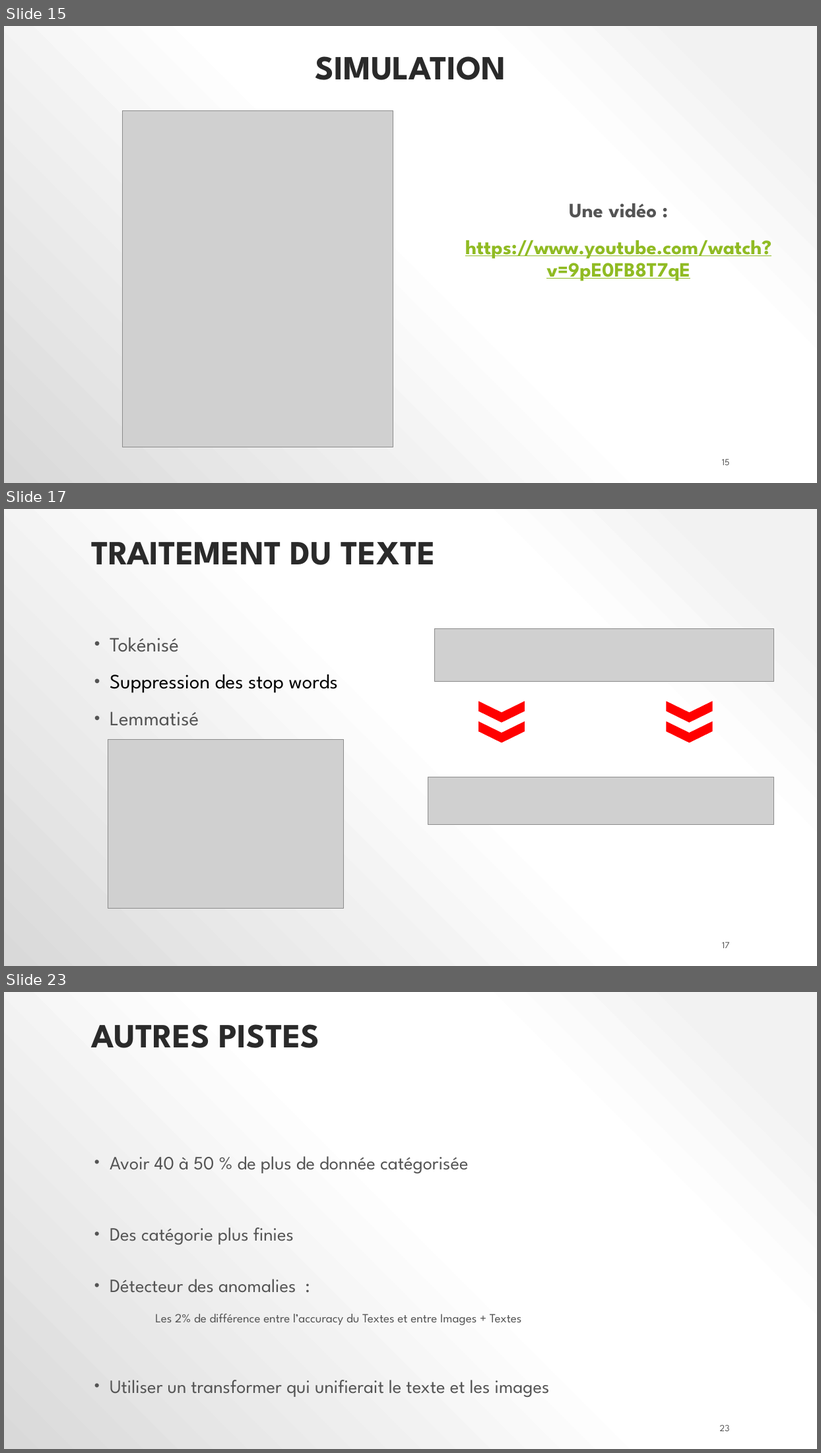
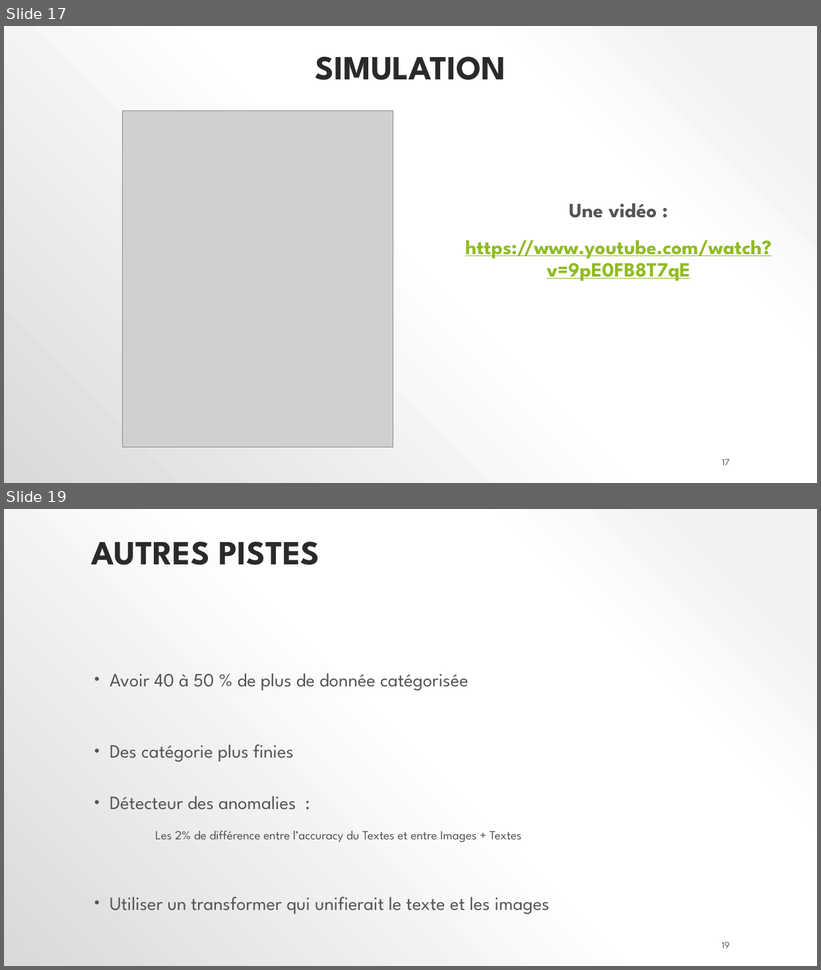
Before and after one commit to polo1093/Credit-Default-Customer-Scoring-Dashboard, a slide deck: P7_02_support.pptx. Shown one above the other, each under a label of ours: slides 15, 17 and 23 before the commit, slides 17 and 19 after it; the slides between them are not shown. The pictures are 821x1453 and 821x970 pixels, drawn with LibreOffice and Linux fonts; fonts in the diff are those of the drawing; grey boxes stand for pictures. Boxes give left, top, right and bottom in pixels: in the first picture for what was removed or moved away, otherwise in the second. Text is boxed around its words. In the diff, an @@ line names an element or a change of style, - is before the commit and + after.

```diff
--- a/P7_02_support.pptx
+++ b/P7_02_support.pptx
@@ slide 17 removed at (4,509,817,966), background gradient #F2F2F2 to #FFFFFF to #D9D9D9 @@
@@ title removed at (91,542,436,565) @@
-TRAITEMENT DU TEXTE
@@ text removed at (110,638,338,726) @@
-• Tokénisé
-• Suppression des stop words
-• Lemmatisé
@@ picture removed at (435,628,774,681) @@
@@ chevron removed at (478,700,525,723) @@
@@ chevron removed at (665,700,713,723) @@
@@ chevron removed at (478,721,525,744) @@
@@ chevron removed at (665,721,713,744) @@
@@ picture removed at (108,739,343,909) @@
@@ picture removed at (428,778,774,825) @@
@@ page number removed at (722,942,730,949) @@
-17
@@ what was slide 15 is now slide 17 @@
@@ page number at (722,459,730,466): text changed @@
-15
+17
@@ what was slide 23 is now slide 19 @@
@@ page number at (722,942,730,949): text changed @@
-23
+19
```
Also in this commit, not shown: 7 slides changed, 3 slides added, 6 other slides removed, 2 other files.
